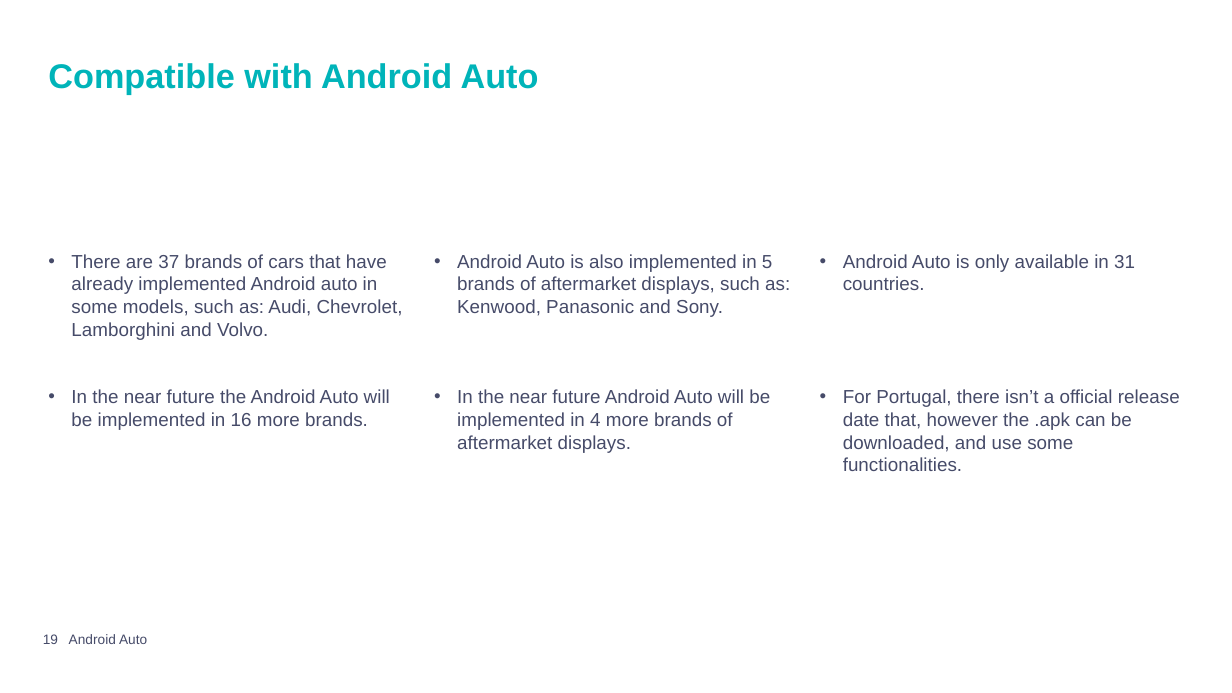
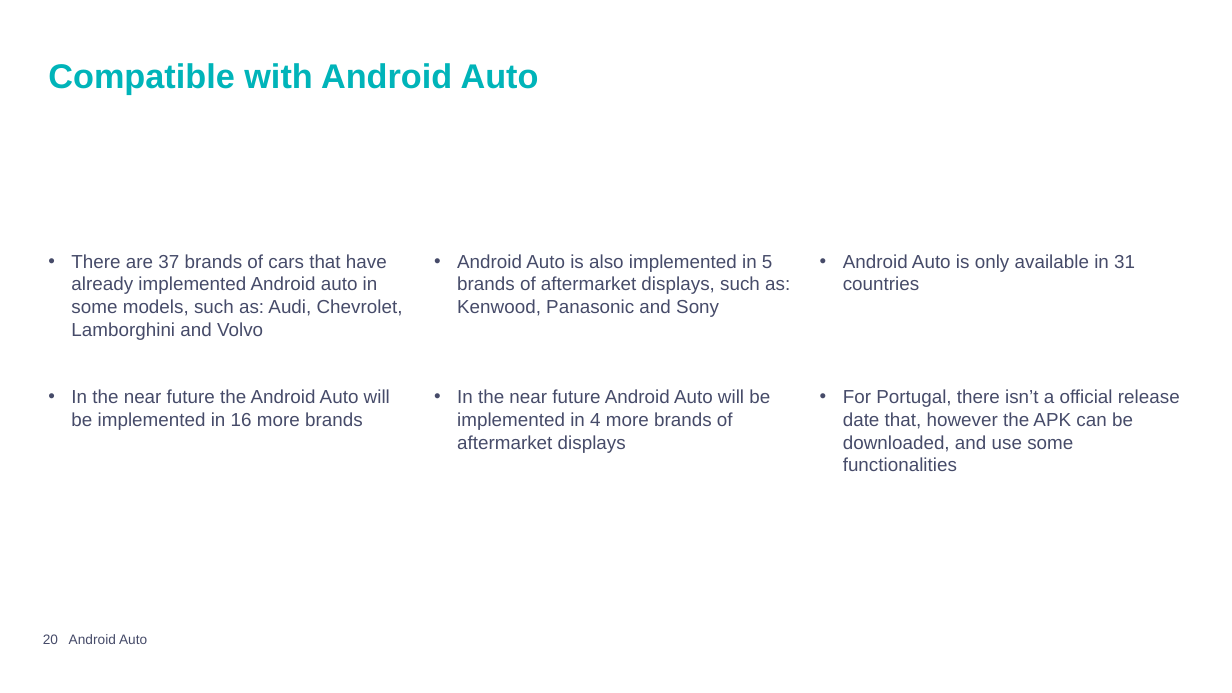
Before and after one commit to mpiresgro/AndroidAutoInfo, a slide deck: slide 20 of PowerPoint Final/Presentation_Joao_Mauro.pptx (slide 19 before the commit). Drawn at 1232x693 pixels with LibreOffice and Linux fonts; fonts in the diff are those of the drawing; background and template pictures are left out. Boxes give left, top, right and bottom in pixels: in the first picture for what was removed or moved away, otherwise in the second. Text is boxed around its words. In the diff, an @@ line names an element or a change of style, - is before the commit and + after.

```diff
--- a/PowerPoint Final/Presentation_Joao_Mauro.pptx
+++ b/PowerPoint Final/Presentation_Joao_Mauro.pptx
@@ text at box(71, 254, 403, 430): text changed @@
-• There are 37 brands of cars that have already implemented Android auto in some models, such as: Audi, Chevrolet, Lamborghini and Volvo.
-• In the near future the Android Auto will be implemented in 16 more brands.
+• There are 37 brands of cars that have already implemented Android auto in some models, such as: Audi, Chevrolet, Lamborghini and Volvo
+• In the near future the Android Auto will be implemented in 16 more brands
@@ text at box(457, 254, 790, 453): text changed @@
-• Android Auto is also implemented in 5 brands of aftermarket displays, such as: Kenwood, Panasonic and Sony.
-• In the near future Android Auto will be implemented in 4 more brands of aftermarket displays.
+• Android Auto is also implemented in 5 brands of aftermarket displays, such as: Kenwood, Panasonic and Sony
+• In the near future Android Auto will be implemented in 4 more brands of aftermarket displays
@@ text at box(843, 254, 1180, 471): text changed @@
-• Android Auto is only available in 31 countries.
-• For Portugal, there isn’t a official release date that, however the .apk can be downloaded, and use some functionalities.
+• Android Auto is only available in 31 countries
+• For Portugal, there isn’t a official release date that, however the APK can be downloaded, and use some functionalities
@@ page number at box(43, 634, 58, 644): text changed @@
-19
+20
```
Also in this commit, not shown: 11 other slides changed, 1 slide added.
